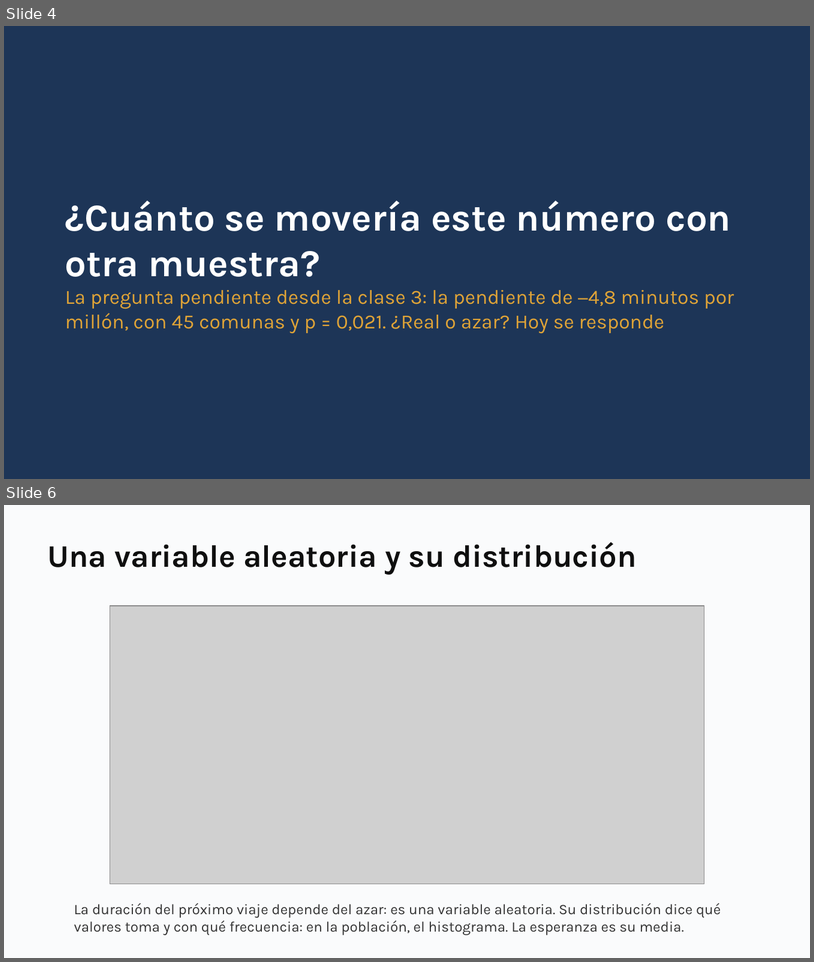
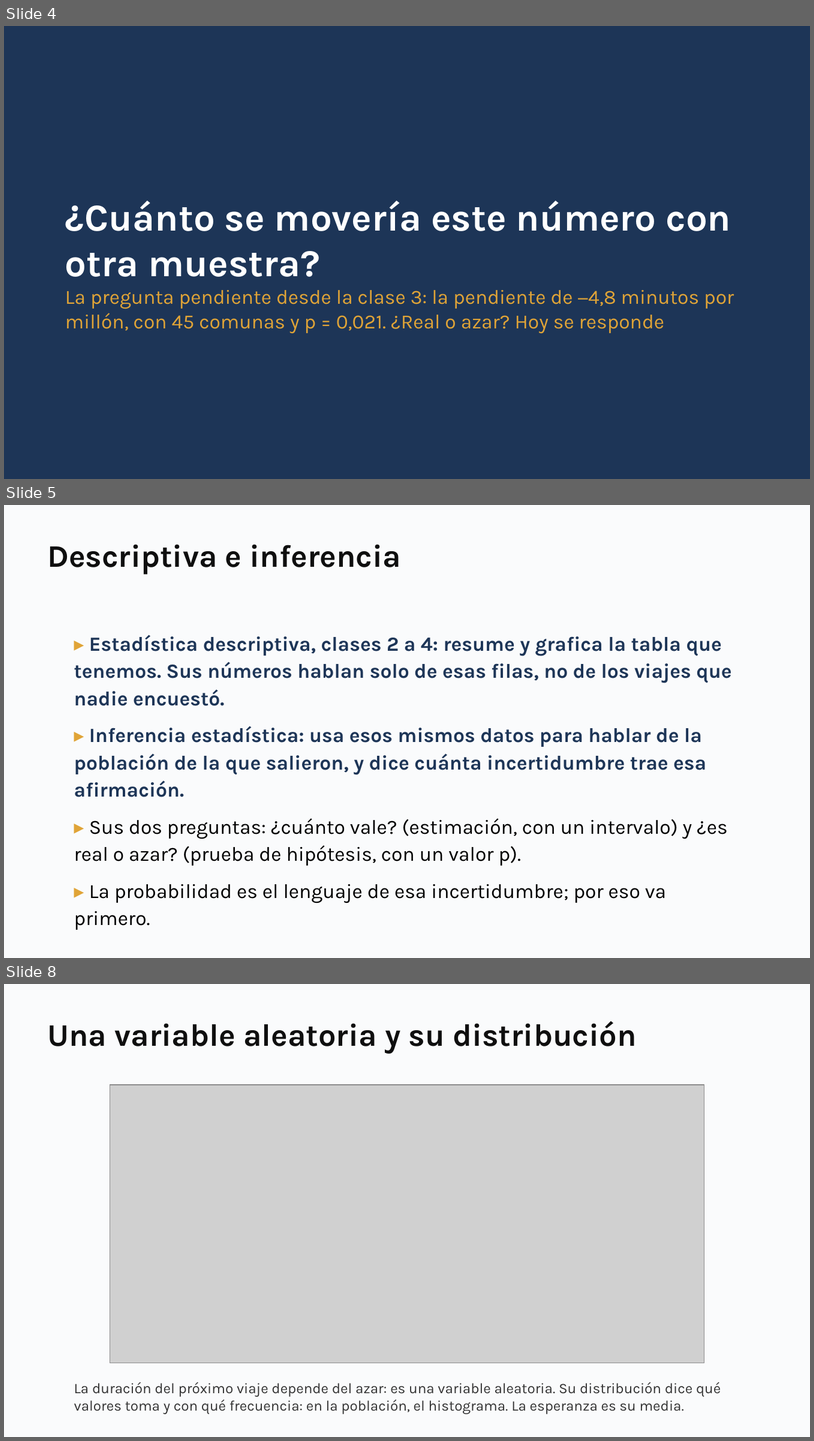
Before and after one commit to daniopitz/diplomado-cdd, a slide deck: presentaciones/clase05_probabilidad_inferencia.pptx. Shown one above the other, each under a label of ours: slides 4 and 6 before the commit, slides 4, 5 and 8 after it; the slides between them are not shown. The pictures are 814x962 and 814x1441 pixels, drawn with LibreOffice and Linux fonts; fonts in the diff are those of the drawing; grey boxes stand for pictures. Boxes give left, top, right and bottom in pixels: in the first picture for what was removed or moved away, otherwise in the second. Text is boxed around its words. In the diff, an @@ line names an element or a change of style, - is before the commit and + after.

```diff
--- a/presentaciones/clase05_probabilidad_inferencia.pptx
+++ b/presentaciones/clase05_probabilidad_inferencia.pptx
@@ slide 5 added at [4, 505, 810, 958], background #FFFFFF @@
@@ rectangle added at [4, 505, 810, 958], fill #FAFBFC @@
@@ text added at [47, 544, 401, 574], 28 pt, text #0F0F0F, bold @@
+Descriptiva e inferencia
@@ text added at [74, 635, 732, 903], 18 pt, text #1D3557, bold @@
+▸ Estadística descriptiva, clases 2 a 4: resume y grafica la tabla que tenemos. Sus números hablan solo de esas filas, no de los viajes que nadie encuestó.
+▸ Inferencia estadística: usa esos mismos datos para hablar de la población de la que salieron, y dice cuánta incertidumbre trae esa afirmación.
+▸ Sus dos preguntas: ¿cuánto vale? (estimación, con un intervalo) y ¿es real o azar? (prueba de hipótesis, con un valor p).
+▸ La probabilidad es el lenguaje de esa incertidumbre; por eso va primero.
@@ what was slide 6 is now slide 8 @@
```
Also in this commit, not shown: 3 slides changed, 1 other slide added, 3 other files.
